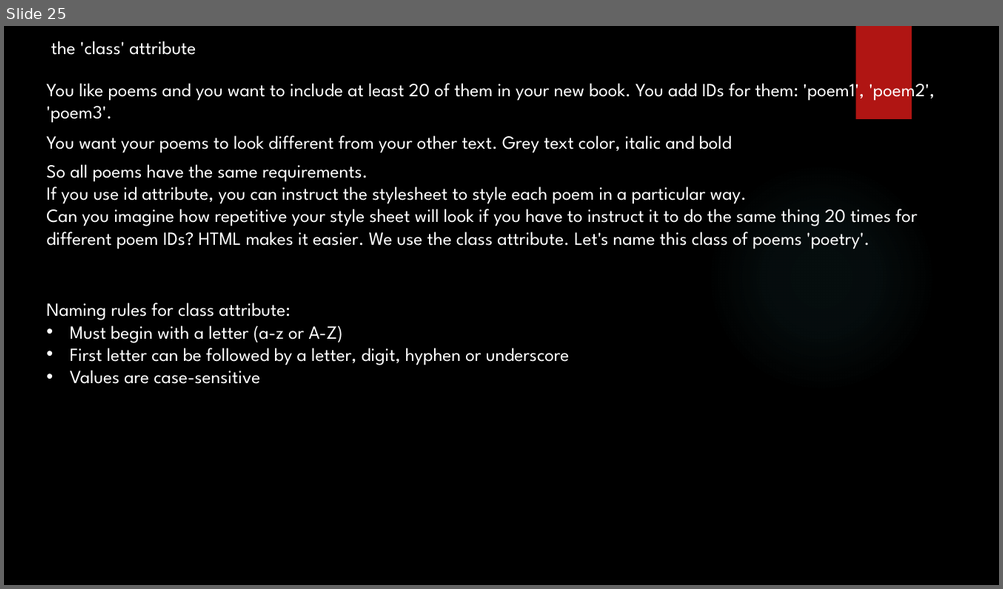
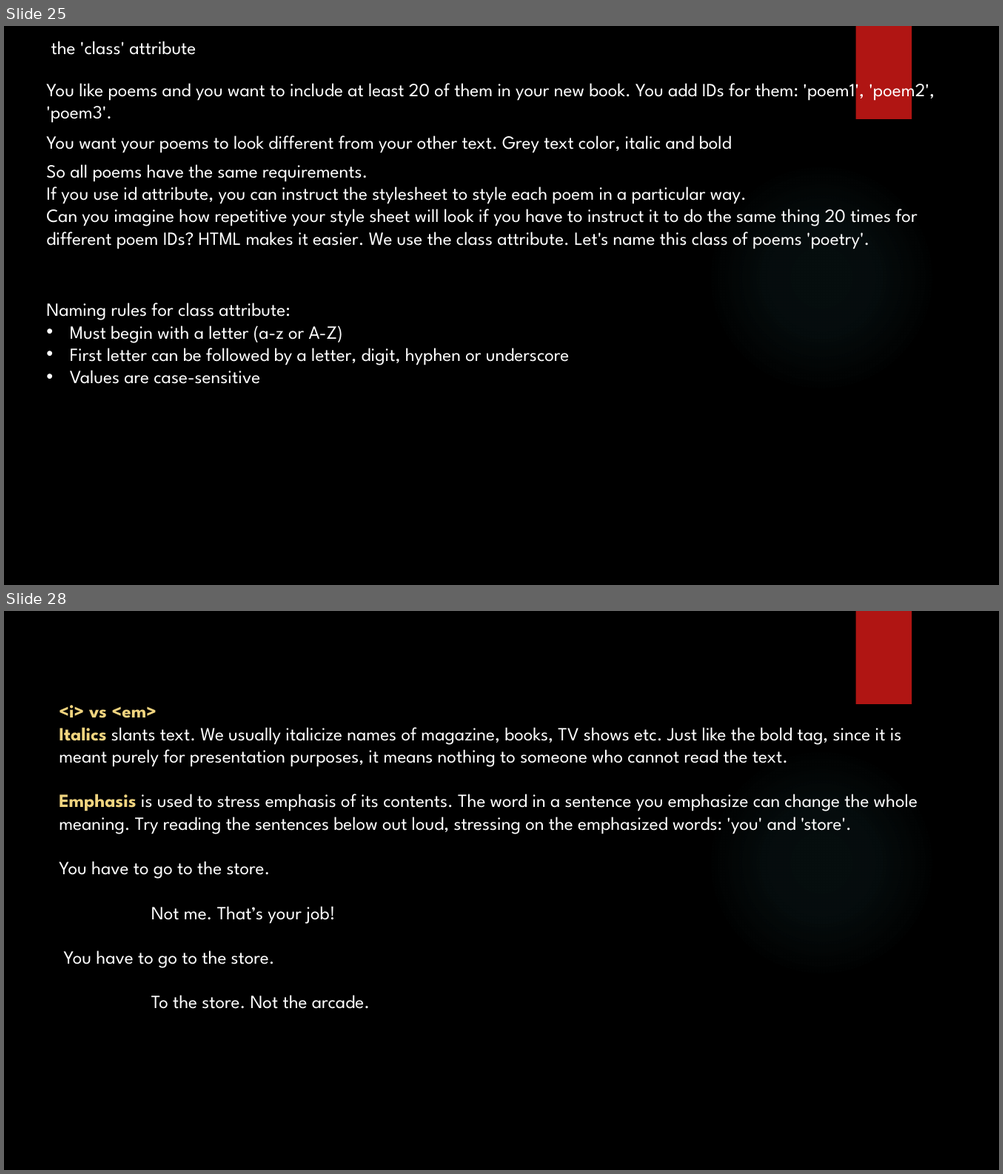
Before and after one commit to yogeshwar1996/HTML5CSS, a slide deck: Fundamentals of HTML and CSS.pptx. Shown one above the other, each under a label of ours: slide 25 before the commit, slides 25 and 28 after it; the slides between them are not shown. The pictures are 1003x589 and 1003x1174 pixels, drawn with LibreOffice and Linux fonts; fonts in the diff are those of the drawing; background and template pictures are left out. Boxes give left, top, right and bottom in pixels: in the first picture for what was removed or moved away, otherwise in the second. Text is boxed around its words. In the diff, an @@ line names an element or a change of style, - is before the commit and + after.

```diff
--- a/Fundamentals of HTML and CSS.pptx
+++ b/Fundamentals of HTML and CSS.pptx
@@ slide 28 added at (x1=4, y1=611, x2=999, y2=1170), background picture (left out); not listed: 2 template elements that a slide beside it also shows @@
@@ text added at (x1=59, y1=705, x2=917, y2=1009), 18 pt, text #FFFFFF @@
+<i> vs <em>
+Italics slants text. We usually italicize names of magazine, books, TV shows etc. Just like the bold tag, since it is meant purely for presentation purposes, it means nothing to someone who cannot read the text.
+Emphasis is used to stress emphasis of its contents. The word in a sentence you emphasize can change the whole meaning. Try reading the sentences below out loud, stressing on the emphasized words: 'you' and 'store'.
+You have to go to the store.
+Not me. That’s your job!
+You have to go to the store.
+To the store. Not the arcade.
```
Also in this commit, not shown: 4 other slides added, 5 slides removed, 2 other files.
